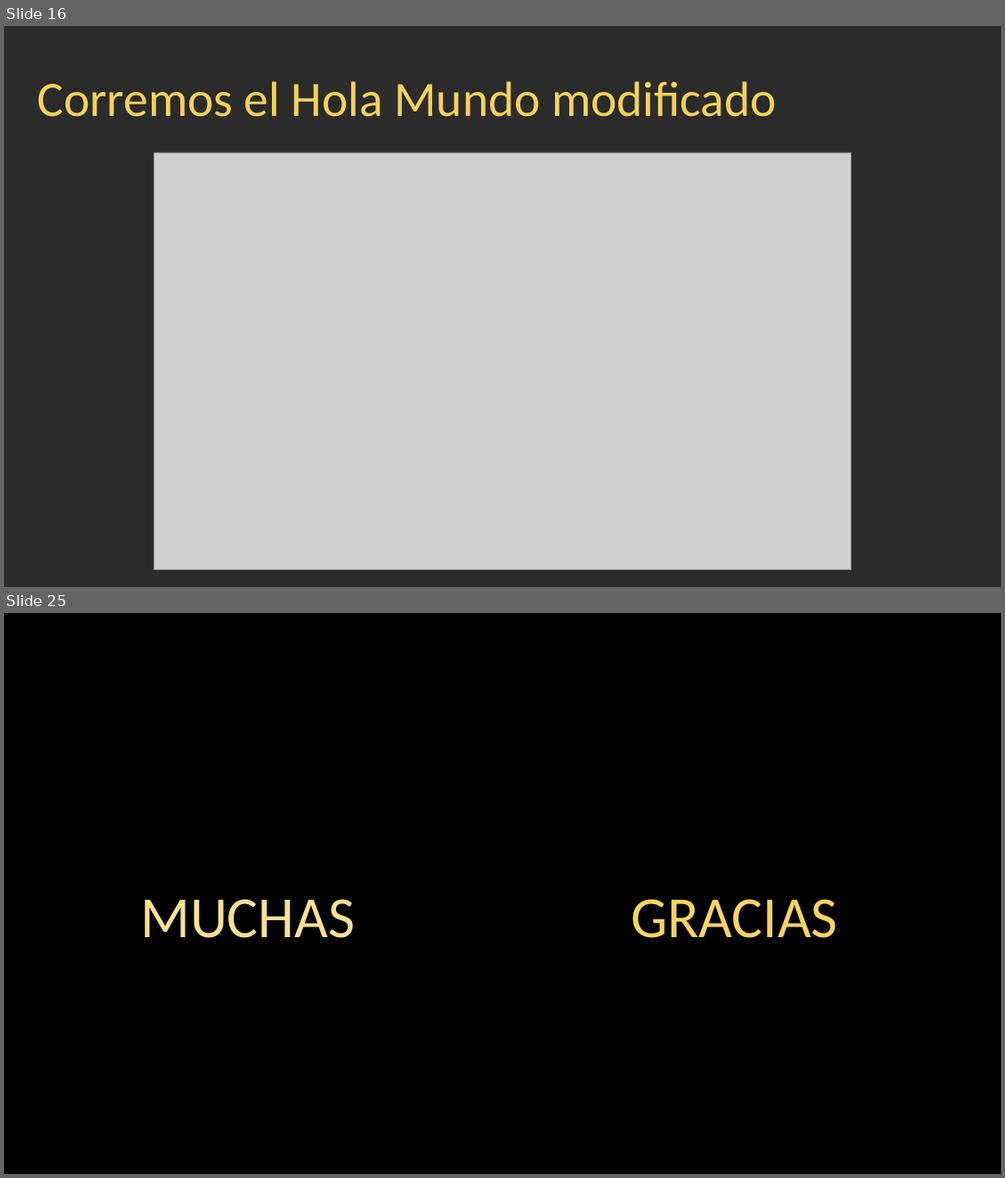
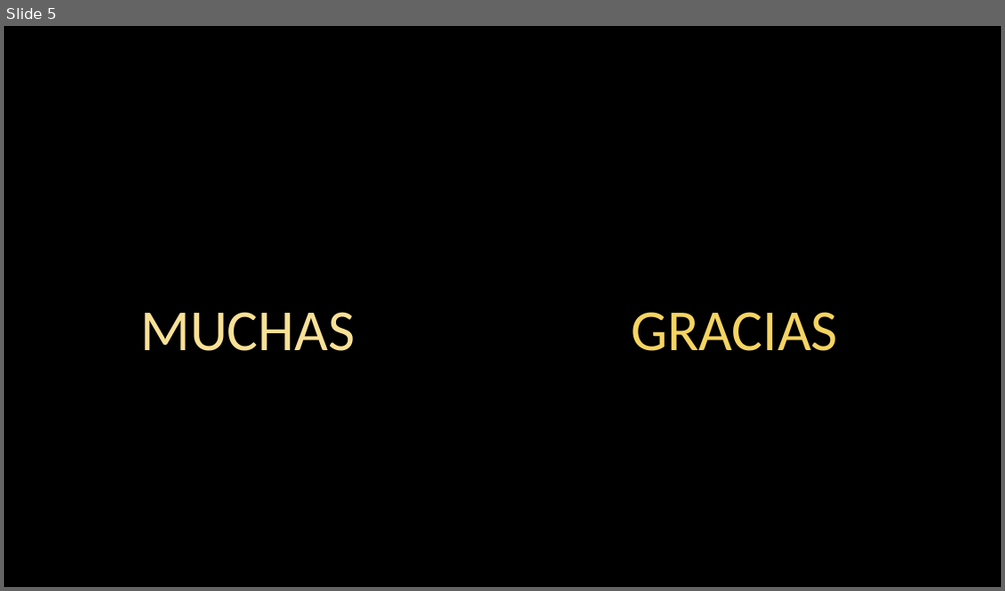
Before and after one commit to srodriguezp/.NetCore, a slide deck: 13) .Net MAUI/SQLite MAUI Blazor Híbrida (2024).pptx. Shown one above the other, each under a label of ours: slides 16 and 25 before the commit, slide 5 after it; the slides between them are not shown. The pictures are 1005x1178 and 1005x591 pixels, drawn with LibreOffice and Linux fonts; fonts in the diff are those of the drawing; grey boxes stand for pictures; background and template pictures are left out; a plain dark background stands for a picture behind light text. Boxes give left, top, right and bottom in pixels: in the first picture for what was removed or moved away, otherwise in the second. Text is boxed around its words. In the diff, an @@ line names an element or a change of style, - is before the commit and + after.

```diff
--- a/13) .Net MAUI/SQLite MAUI Blazor Híbrida (2024).pptx
+++ b/13) .Net MAUI/SQLite MAUI Blazor Híbrida (2024).pptx
@@ slide 16 removed at <box>4,26,1001,587</box>, background picture (left out) @@
@@ text removed at <box>38,81,777,117</box> @@
-Corremos el Hola Mundo modificado
@@ picture removed at <box>154,152,851,569</box> @@
@@ what was slide 25 is now slide 5 @@
```
Also in this commit, not shown: 1 slide changed, 3 slides added, 22 other slides removed, 44 other files.
